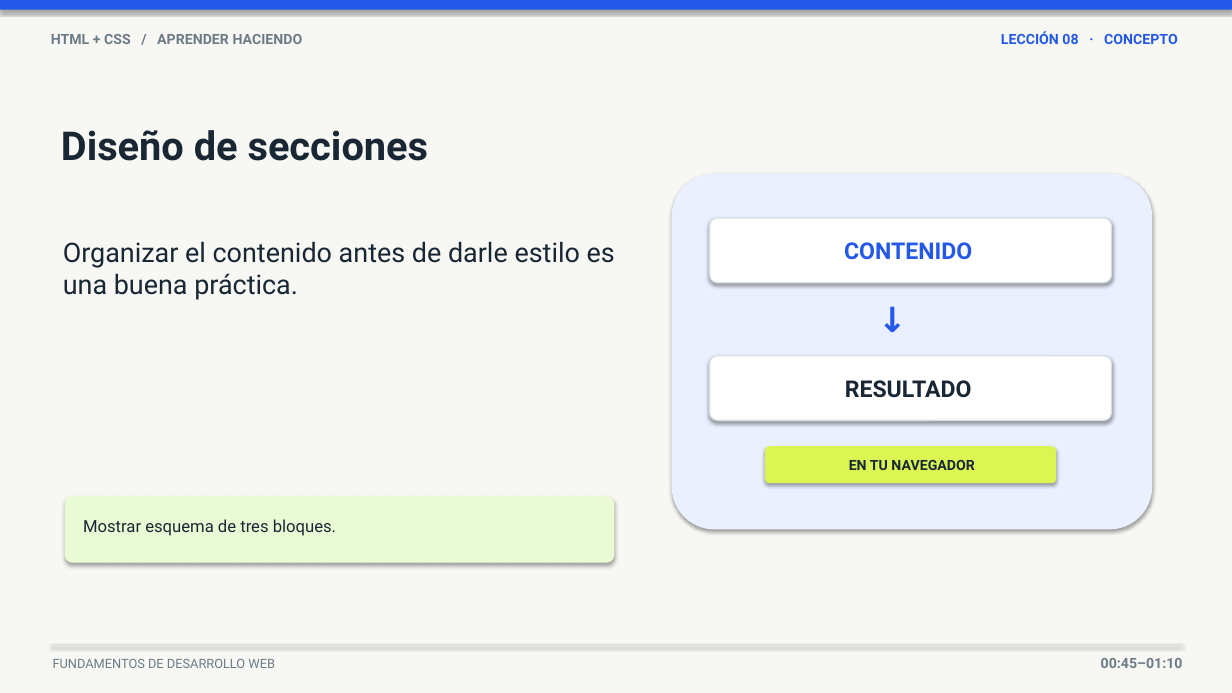
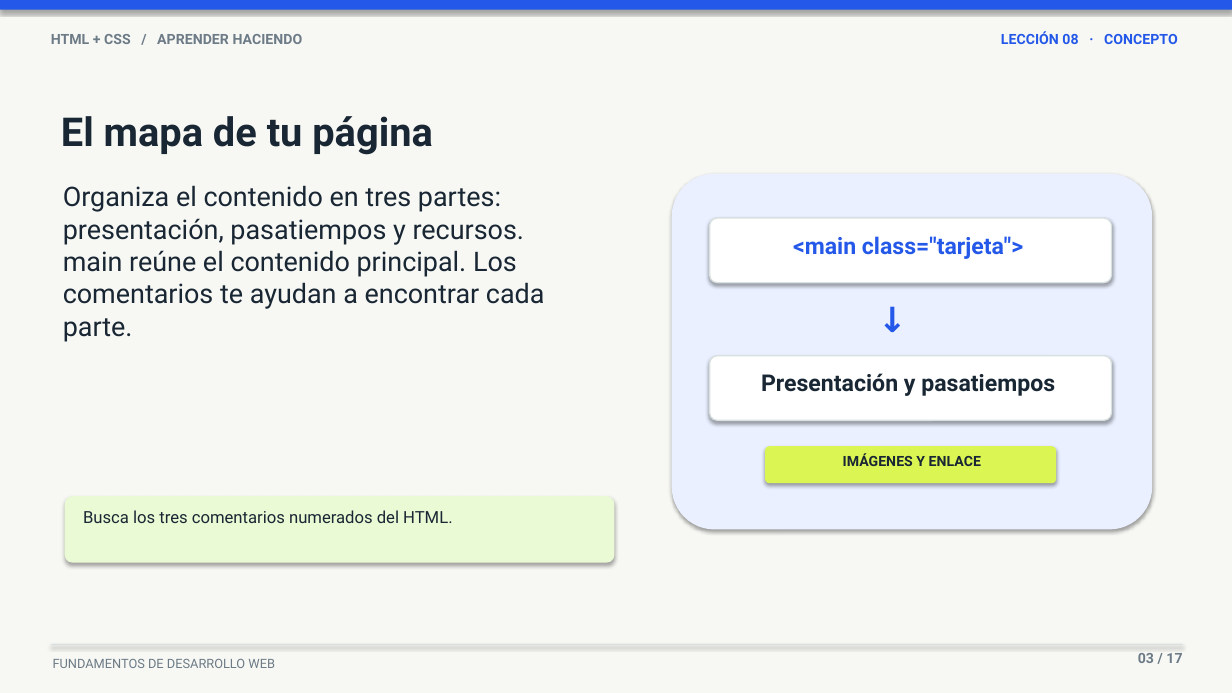
Before and after one commit to upc-pre-202620-1asi0730-8093-greentech/webdev-course-greentech, a slide deck: slide 3 of scripts/lesson-8-simple-web-page/lesson-8-simple-web-page-presentation.pptx. Drawn at 1232x693 pixels with LibreOffice and Linux fonts; fonts in the diff are those of the drawing. Boxes give left, top, right and bottom in pixels: in the first picture for what was removed or moved away, otherwise in the second. Text is boxed around its words. In the diff, an @@ line names an element or a change of style, - is before the commit and + after.

```diff
--- a/scripts/lesson-8-simple-web-page/lesson-8-simple-web-page-presentation.pptx
+++ b/scripts/lesson-8-simple-web-page/lesson-8-simple-web-page-presentation.pptx
@@ text at (61,116,433,155): text changed @@
-Diseño de secciones
+El mapa de tu página
@@ text at (63,185,545,342): text changed @@
-Organizar el contenido antes de darle estilo es una buena práctica.
+Organiza el contenido en tres partes: presentación, pasatiempos y recursos.
+main reúne el contenido principal. Los comentarios te ayudan a encontrar cada parte.
@@ text at (793,236,1023,259): text changed @@
-CONTENIDO
+<main class="tarjeta">
@@ text at (761,373,1055,396): text changed @@
-RESULTADO
+Presentación y pasatiempos
@@ text at (843,453,981,466): text changed @@
-EN TU NAVEGADOR
+IMÁGENES Y ENLACE
@@ text at (83,510,452,523): text changed @@
-Mostrar esquema de tres bloques.
+Busca los tres comentarios numerados del HTML.
@@ text at (1138,653,1182,663): text changed @@
-00:45–01:10
+03 / 17
```
Also in this commit, not shown: 8 other slides changed, 8 slides added, 8 slides removed.
